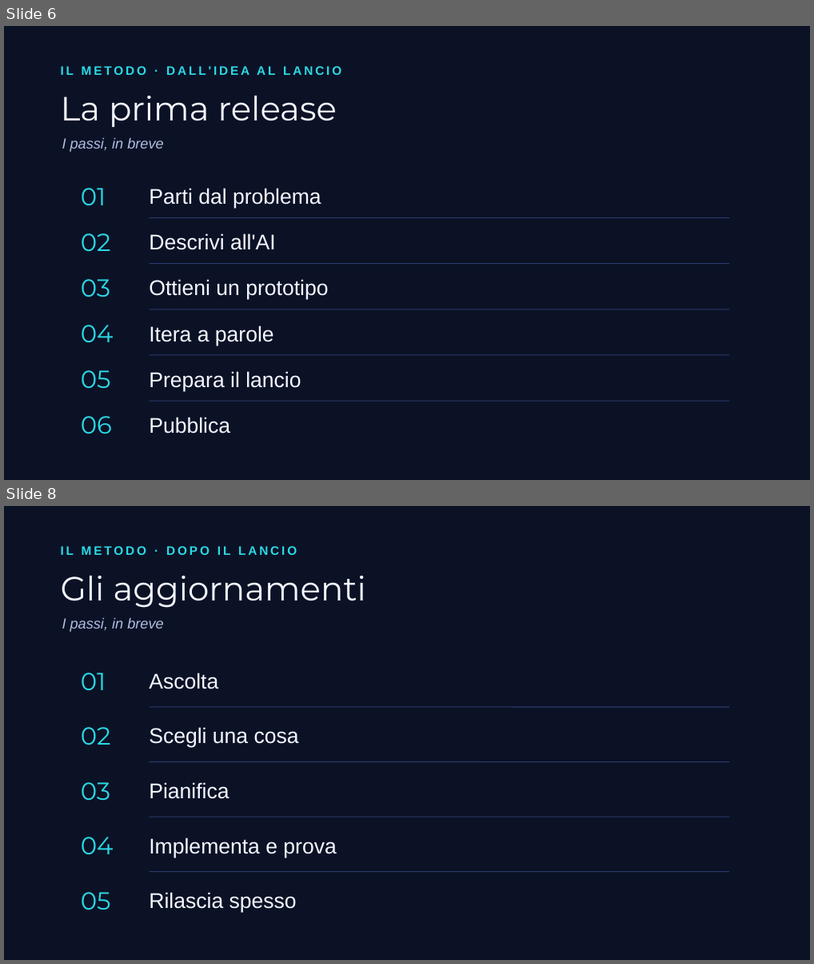
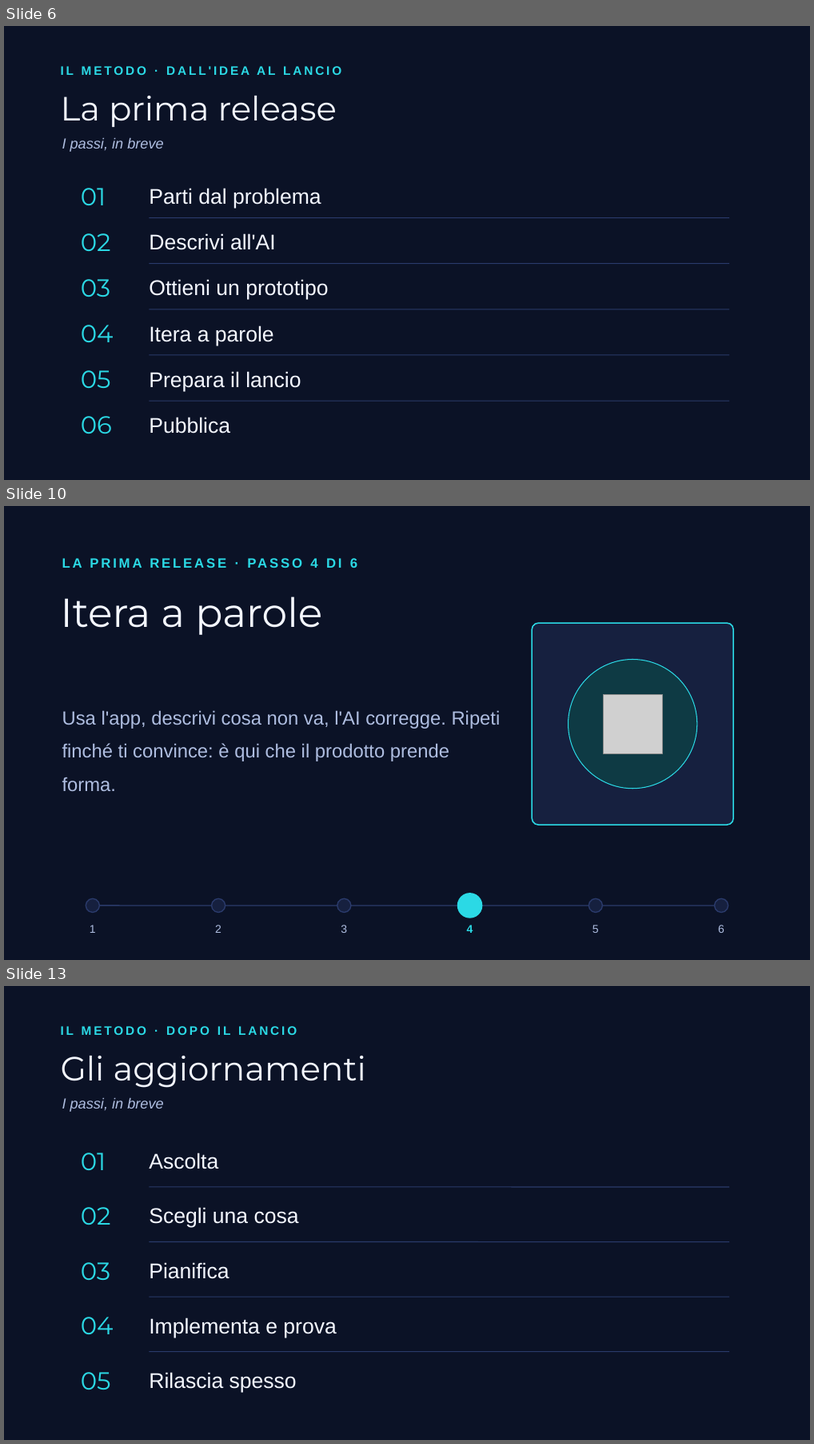
Before and after one commit to albertocabasvidani/beybladex-score, a slide deck: video/slide-video-ai.pptx. Shown one above the other, each under a label of ours: slides 6 and 8 before the commit, slides 6, 10 and 13 after it; the slides between them are not shown. The pictures are 814x964 and 814x1444 pixels, drawn with LibreOffice and Linux fonts; fonts in the diff are those of the drawing; grey boxes stand for pictures. Boxes give left, top, right and bottom in pixels: in the first picture for what was removed or moved away, otherwise in the second. Text is boxed around its words. In the diff, an @@ line names an element or a change of style, - is before the commit and + after.

```diff
--- a/video/slide-video-ai.pptx
+++ b/video/slide-video-ai.pptx
@@ slide 10 added at [4,506,810,960], background #0B1226 @@
@@ text added at [310,558,358,568], 12 pt, text #2BD9E5, bold @@
+LA PRIMA RELEASE · PASSO 4 DI 6
@@ text added at [61,596,322,635], 36 pt, text #F4F7FF @@
+Itera a parole
@@ rounded rectangle added at [532,623,734,824], fill #16203F, outline #2BD9E5 1.1 pt @@
@@ ellipse added at [569,660,698,788], fill #0E3A44, outline #2BD9E5 0.75 pt @@
@@ picture added at [603,694,663,753] @@
@@ text added at [62,710,501,791], 17 pt, text #AEBDE0 @@
+Usa l'app, descrivi cosa non va, l'AI corregge. Ripeti finché ti convince: è qui che il prodotto prende forma.
@@ ellipse added at [86,899,99,912], fill #16203F, outline #2A3A6B 1 pt @@
@@ line added from (93, 905) to (722, 905), #2A3A6B 1 pt @@
@@ ellipse added at [212,899,226,912], fill #16203F, outline #2A3A6B 1 pt @@
@@ ellipse added at [337,899,350,912], fill #16203F, outline #2A3A6B 1 pt @@
@@ ellipse added at [458,893,482,917], fill #2BD9E5, outline #2BD9E5 1 pt @@
@@ ellipse added at [589,899,602,912], fill #16203F, outline #2A3A6B 1 pt @@
@@ ellipse added at [714,899,728,912], fill #16203F, outline #2A3A6B 1 pt @@
@@ text added at [90,924,96,932], 10 pt, text #AEBDE0 @@
+1
@@ text added at [215,924,222,932], 10 pt, text #AEBDE0 @@
+2
@@ text added at [341,924,347,932], 10 pt, text #AEBDE0 @@
+3
@@ text added at [467,924,474,932], 10 pt, text #2BD9E5, bold @@
+4
@@ text added at [593,924,599,932], 10 pt, text #AEBDE0 @@
+5
@@ text added at [718,924,725,932], 10 pt, text #AEBDE0 @@
+6
@@ what was slide 8 is now slide 13 @@
```
Also in this commit, not shown: 10 other slides added, 2 slides removed, 2 other files.
